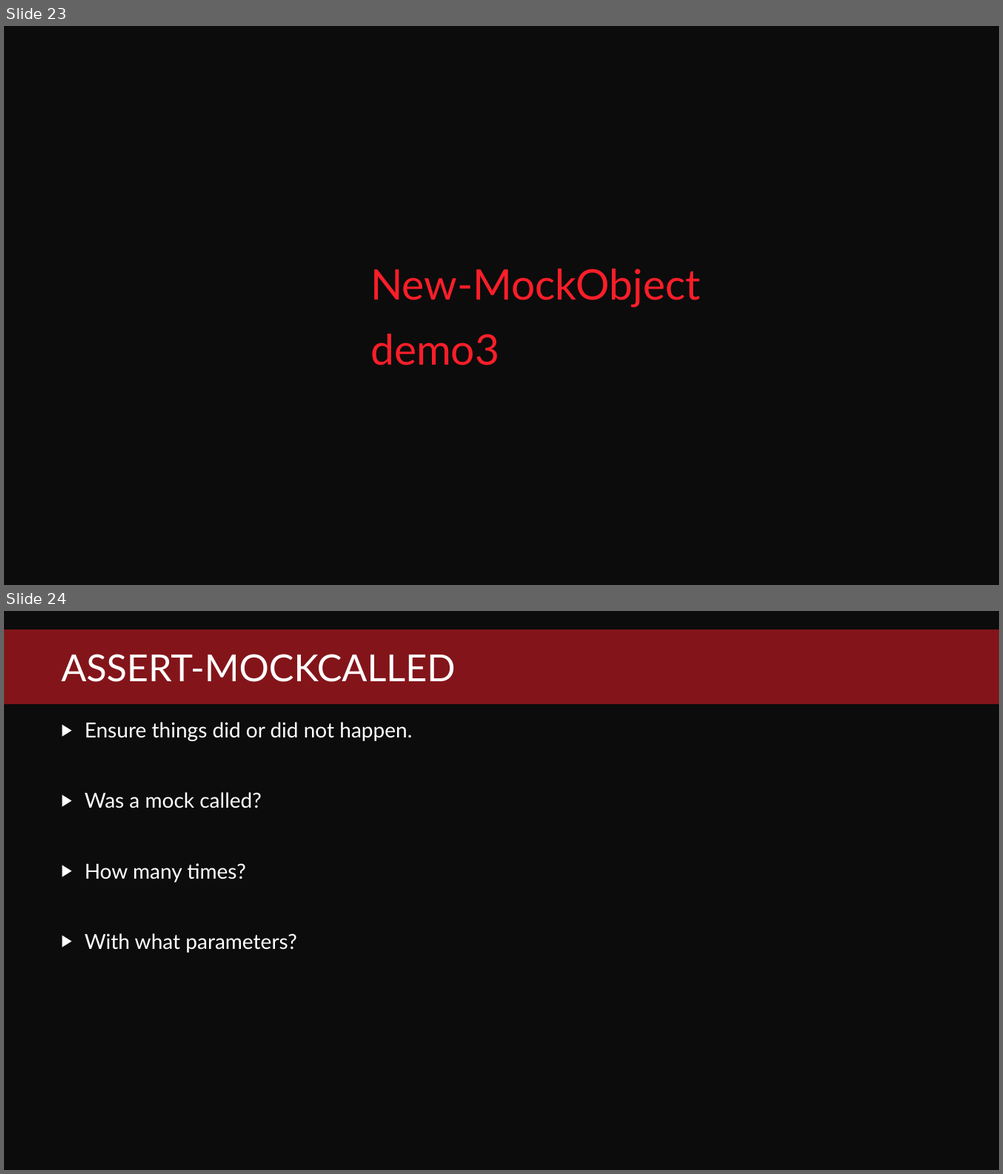
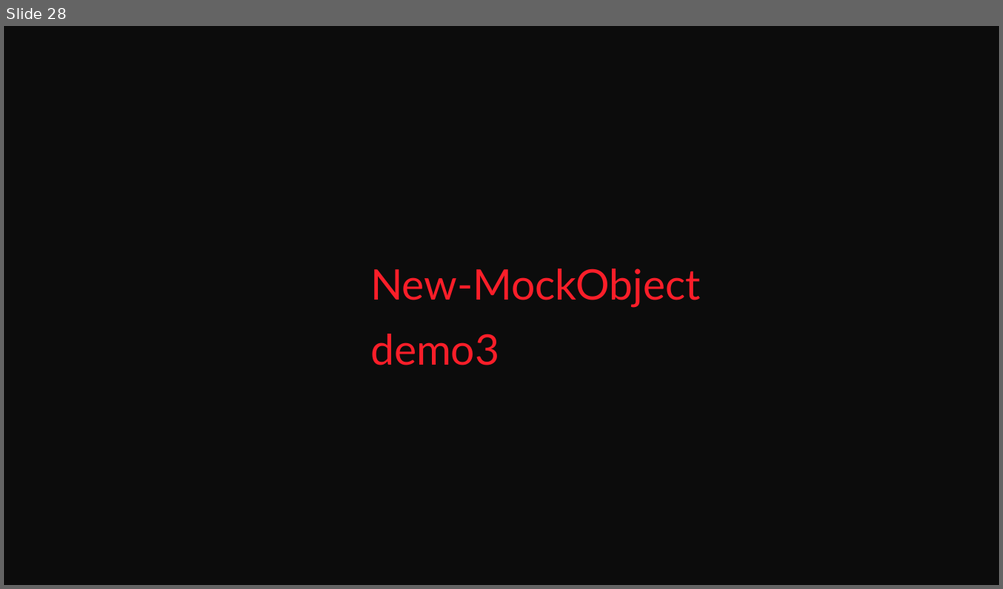
Before and after one commit to fredbainbridge/mmsPester, a slide deck: Pester Practically Perfect PowerShell.pptx. Shown one above the other, each under a label of ours: slides 23 and 24 before the commit, slide 28 after it. The pictures are 1003x1174 and 1003x589 pixels, drawn with LibreOffice and Linux fonts; fonts in the diff are those of the drawing; background and template pictures are left out. Boxes give left, top, right and bottom in pixels: in the first picture for what was removed or moved away, otherwise in the second. Text is boxed around its words. In the diff, an @@ line names an element or a change of style, - is before the commit and + after.

```diff
--- a/Pester Practically Perfect PowerShell.pptx
+++ b/Pester Practically Perfect PowerShell.pptx
@@ slide 24 removed at (4, 611, 999, 1170), background #0C0C0C @@
@@ rectangle removed at (4, 629, 999, 704) @@
@@ title removed at (61, 654, 455, 682) @@
-ASSERT-MOCKCALLED
@@ text removed at (85, 722, 412, 953) @@
-▶ Ensure things did or did not happen.
-▶ Was a mock called?
-▶ How many times?
-▶ With what parameters?
@@ what was slide 23 is now slide 28 @@
```
Also in this commit, not shown: 1 slide changed, 1 other slide removed.
